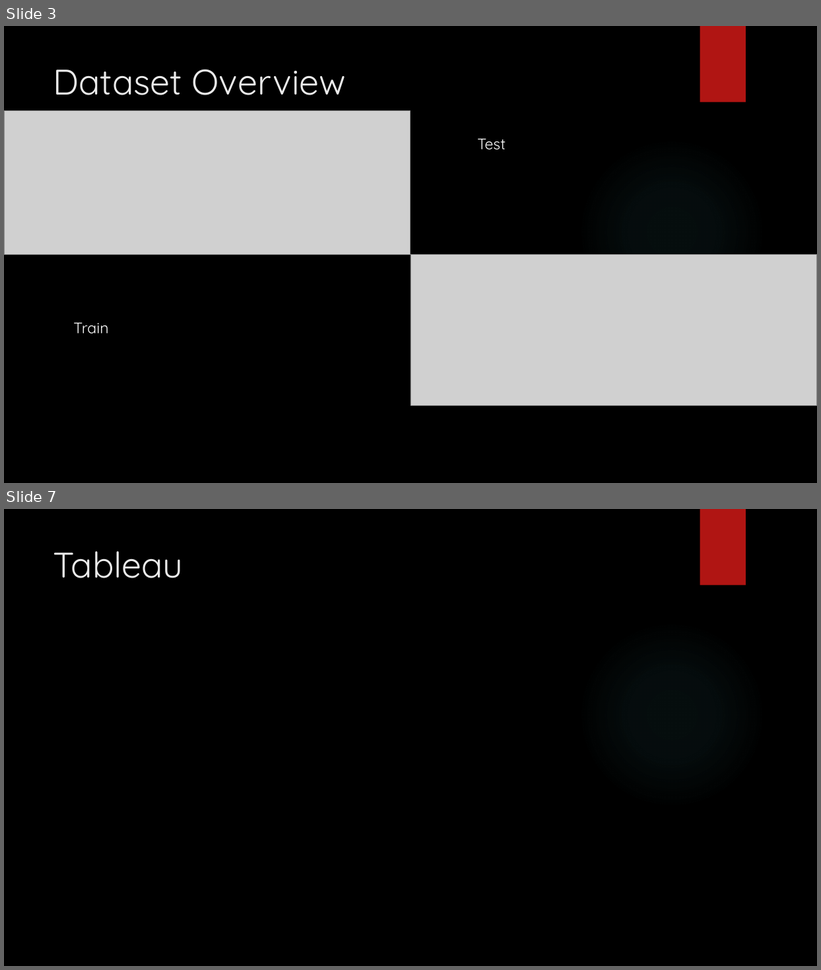
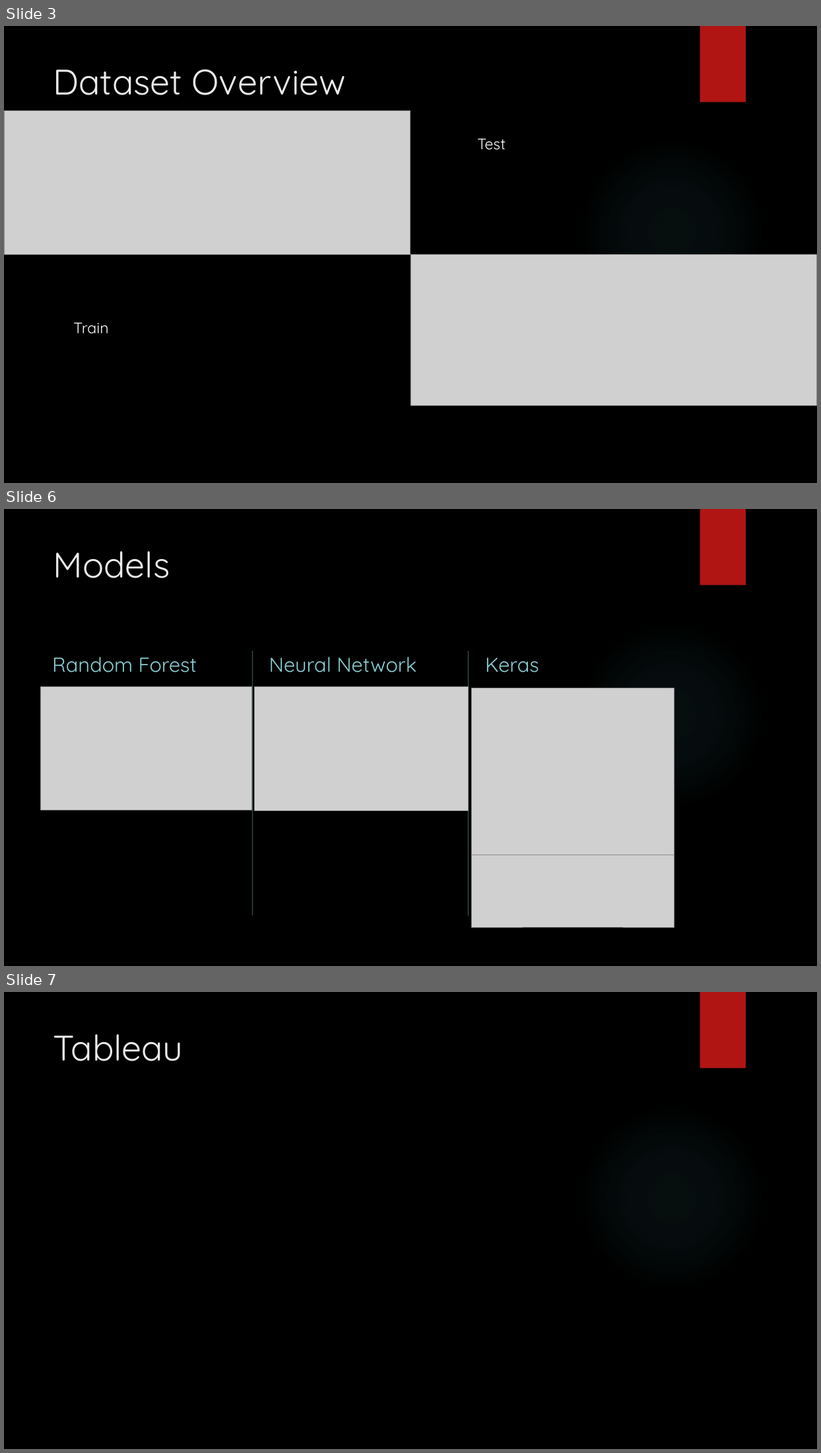
Before and after one commit to Kmkinnear/Data_Project, a slide deck: Presentation.pptx. Shown one above the other, each under a label of ours: slides 3 and 7 before the commit, slides 3, 6 and 7 after it; the slides between them are not shown. The pictures are 821x970 and 821x1453 pixels, drawn with LibreOffice and Linux fonts; fonts in the diff are those of the drawing; grey boxes stand for pictures; background and template pictures are left out. Boxes give left, top, right and bottom in pixels: in the first picture for what was removed or moved away, otherwise in the second. Text is boxed around its words. In the diff, an @@ line names an element or a change of style, - is before the commit and + after.

```diff
--- a/Presentation.pptx
+++ b/Presentation.pptx
@@ slide 6 added at (4,509,817,966), background picture (left out); not listed: 2 template elements that a slide beside it also shows @@
@@ title added at (54,551,170,578), 42 pt, text #EBEBEB @@
+Models
@@ text added at (52,657,197,673), 24 pt, text #8AD0D6 @@
+Random Forest
@@ line added from (252, 651) to (252, 916), #8AD0D6 1 pt @@
@@ text added at (269,657,416,673), 24 pt, text #8AD0D6 @@
+Neural Network
@@ line added from (468, 651) to (468, 916), #8AD0D6 1 pt @@
@@ text added at (485,657,539,673), 24 pt, text #8AD0D6 @@
+Keras
@@ picture added at (40,687,252,811) @@
@@ picture added at (255,687,468,811) @@
@@ picture added at (472,689,675,869) @@
@@ picture added at (472,855,675,927) @@
@@ picture added at (479,857,674,927) @@
```
Also in this commit, not shown: 2 slides changed, 1 slide removed.
